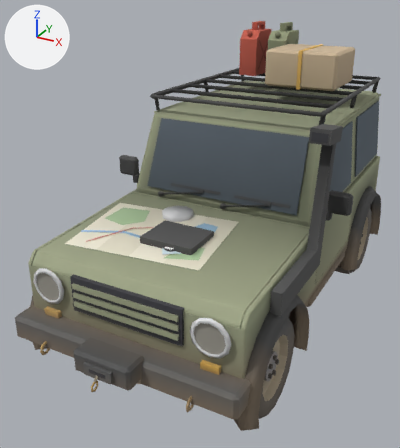
The glTF model props/jeep/jeep_expedition.glb: old version first, new version second.
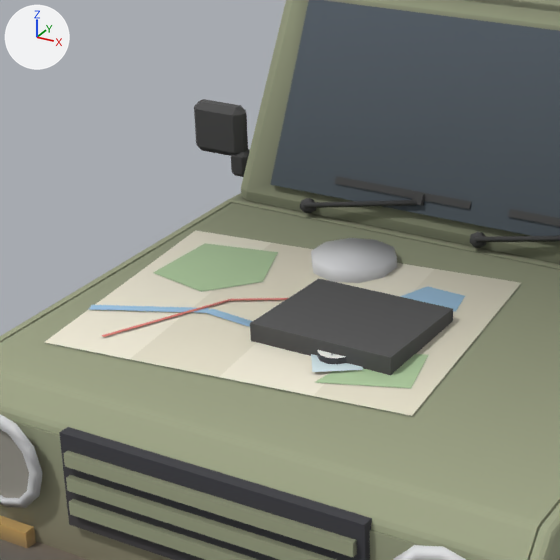
There are two pictures of each version: one whole from a 50 mm camera at (1.8, -3.96, 2.67) aimed at (-0.21, -0.29, 0.84), one close up on the part from 12% to 63% of the width and 26% to 72% of the height. Arrows for +X, +Y and +Z are at upper left; the lights stay in place. The older version's two pictures come first. Where no turn or scale is listed for an object, it has been applied to the vertices. Vertices at exactly the same position are counted once.

Names of what the first close-up shows: 'Compass', 'DoorD', 'Glass', 'Hood', 'Jeep', 'Lamps', 'Map'.
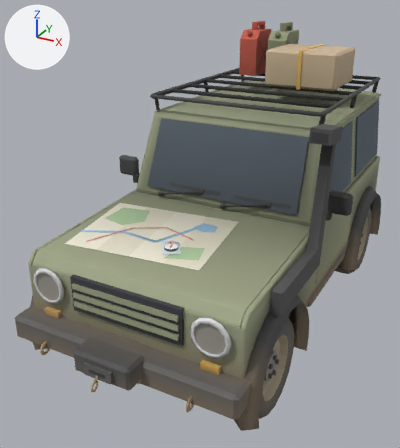
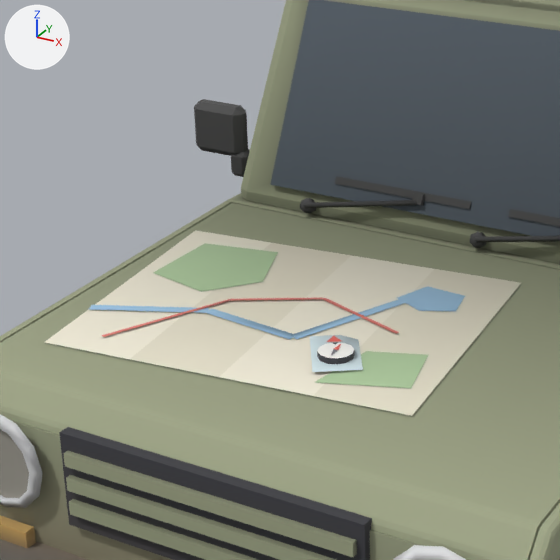
Pixel boxes [x1, y1, x2, y2] of what changed, in the close-ups (560 x 560 px; the box of a moved part takes in the faces that stretch with it):
```json
{"part": 1, "of": "me_prism", "change": "moved or reshaped", "before": [250, 279, 453, 375], "on screen": "not visible afterwards"}
{"part": 2, "of": "me_prism", "change": "deleted", "before": [311, 238, 397, 283]}
```

Scene script edits in JSON lines:
```json
{"block": "me_prism", "where": "# used by ob_jeep; location = (0.0, 0.0, 0.0)"}
{"op": "remove", "block": "me_prism", "code": "me_prism.from_pydata(...)  # 2864 vertices, 5060 faces; spans x -0.9..0.9, y -2.0..1.78, z 0.0..2.31"}
{"op": "add", "block": "me_prism", "code": "me_prism.from_pydata(...)  # 2868 vertices, 5068 faces; spans x -0.9..0.9, y -2.0..1.78, z 0.0..2.31"}
{"block": "me_prism", "change": "me_prism part 1: the loose piece of 8 vertices spanning x -0.2..0.2, y -1.16..-0.84, z 1.03..1.08 is moved by (0.0, 0.0, -0.18)"}
{"block": "me_prism", "change": "me_prism part 2: the loose piece of 20 vertices spanning x -0.31..-0.09, y -0.78..-0.54, z 1.01..1.08 is deleted"}
{"block": "me_prism", "change": "other edits to the shape of me_prism do not show in these pictures"}
```
